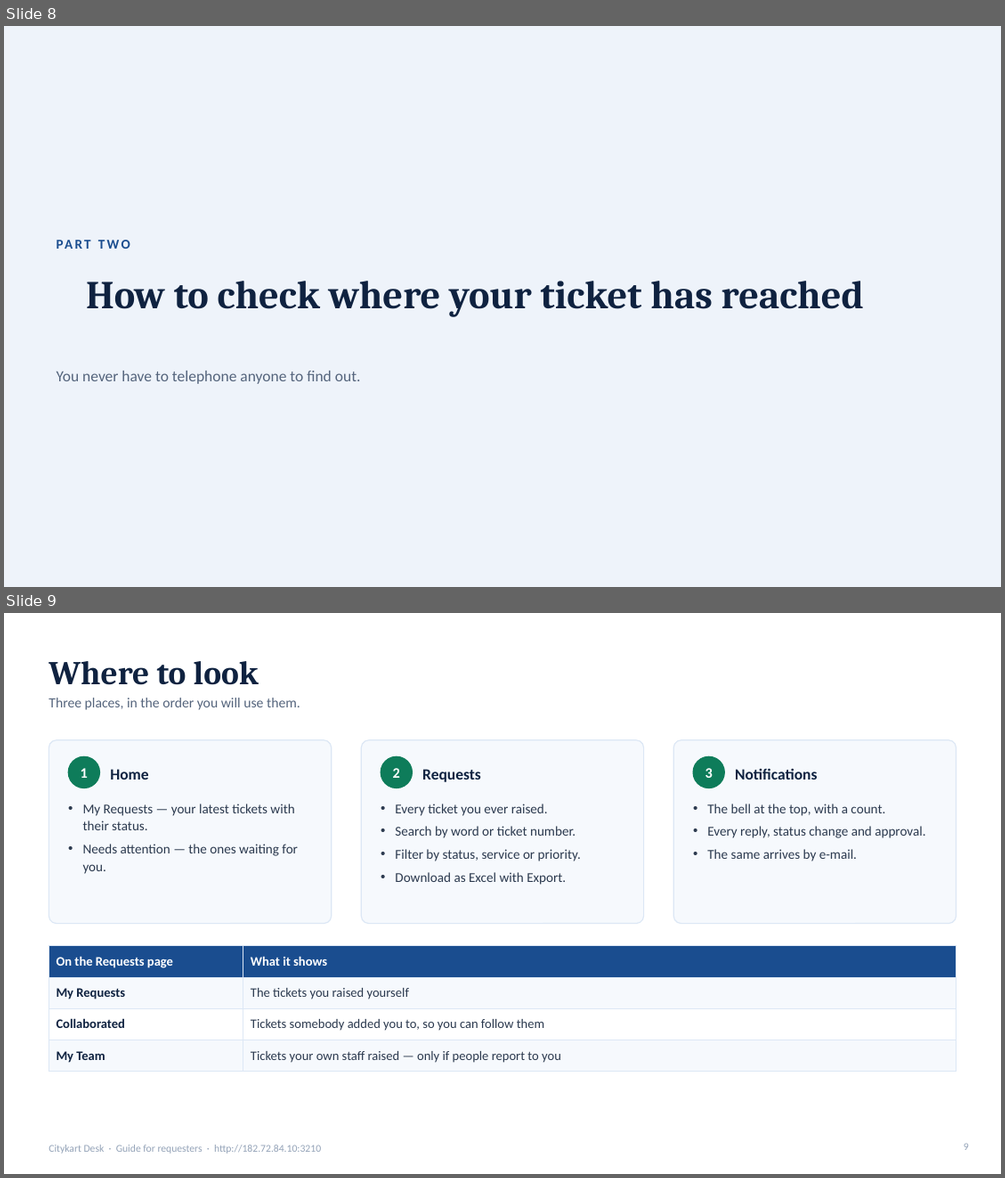
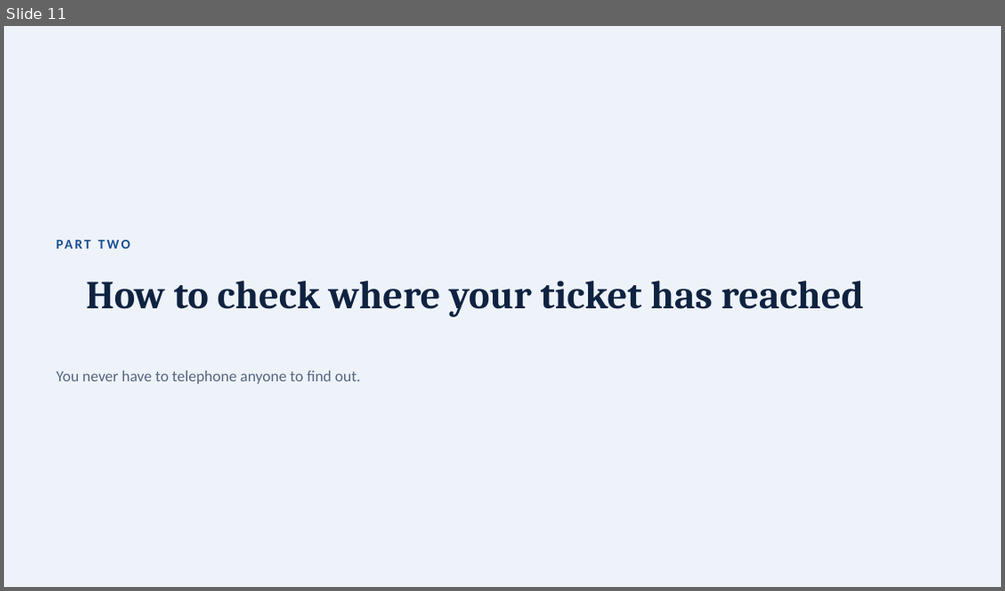
Before and after one commit to kumarsuraj84/Citykartdesk, a slide deck: docs/guides/CKDesk-Guide-for-Requesters.pptx. Shown one above the other, each under a label of ours: slides 8 and 9 before the commit, slide 11 after it. The pictures are 1005x1178 and 1005x591 pixels, drawn with LibreOffice and Linux fonts; fonts in the diff are those of the drawing. Boxes give left, top, right and bottom in pixels: in the first picture for what was removed or moved away, otherwise in the second. Text is boxed around its words. In the diff, an @@ line names an element or a change of style, - is before the commit and + after.

```diff
--- a/docs/guides/CKDesk-Guide-for-Requesters.pptx
+++ b/docs/guides/CKDesk-Guide-for-Requesters.pptx
@@ slide 9 removed at (x1=4, y1=613, x2=1001, y2=1174), background #FFFFFF @@
@@ title removed at (x1=48, y1=661, x2=259, y2=685) @@
-Where to look
@@ text removed at (x1=48, y1=698, x2=300, y2=710) @@
-Three places, in the order you will use them.
@@ rounded rectangle removed at (x1=48, y1=740, x2=332, y2=924) @@
@@ rounded rectangle removed at (x1=362, y1=740, x2=644, y2=924) @@
@@ rounded rectangle removed at (x1=674, y1=740, x2=956, y2=924) @@
@@ ellipse removed at (x1=68, y1=756, x2=100, y2=788) @@
@@ text removed at (x1=81, y1=768, x2=88, y2=778) @@
-1
@@ text removed at (x1=110, y1=769, x2=148, y2=779) @@
-Home
@@ ellipse removed at (x1=380, y1=756, x2=413, y2=788) @@
@@ text removed at (x1=393, y1=768, x2=400, y2=778) @@
-2
@@ text removed at (x1=422, y1=769, x2=481, y2=782) @@
-Requests
@@ ellipse removed at (x1=694, y1=756, x2=725, y2=788) @@
@@ text removed at (x1=705, y1=768, x2=712, y2=778) @@
-3
@@ text removed at (x1=735, y1=768, x2=817, y2=779) @@
-Notifications
@@ text removed at (x1=83, y1=803, x2=298, y2=874) @@
-• My Requests — your latest tickets with their status.
-• Needs attention — the ones waiting for you.
@@ text removed at (x1=395, y1=803, x2=581, y2=884) @@
-• Every ticket you ever raised.
-• Search by word or ticket number.
-• Filter by status, service or priority.
-• Download as Excel with Export.
@@ text removed at (x1=707, y1=803, x2=925, y2=861) @@
-• The bell at the top, with a count.
-• Every reply, status change and approval.
-• The same arrives by e-mail.
@@ table removed at (x1=48, y1=946, x2=956, y2=1066), 4 rows, 2 columns @@
-On the Requests page | What it shows
-My Requests | The tickets you raised yourself
-Collaborated | Tickets somebody added you to, so you can follow them
-My Team | Tickets your own staff raised — only if people report to you
@@ text removed at (x1=48, y1=1144, x2=321, y2=1153) @@
-Citykart Desk · Guide for requesters · http://182.72.84.10:3210
@@ page number removed at (x1=963, y1=1143, x2=969, y2=1150) @@
-9
@@ what was slide 8 is now slide 11 @@
```
Also in this commit, not shown: 6 slides changed, 7 slides added, 2 other slides removed, 2 other files.
